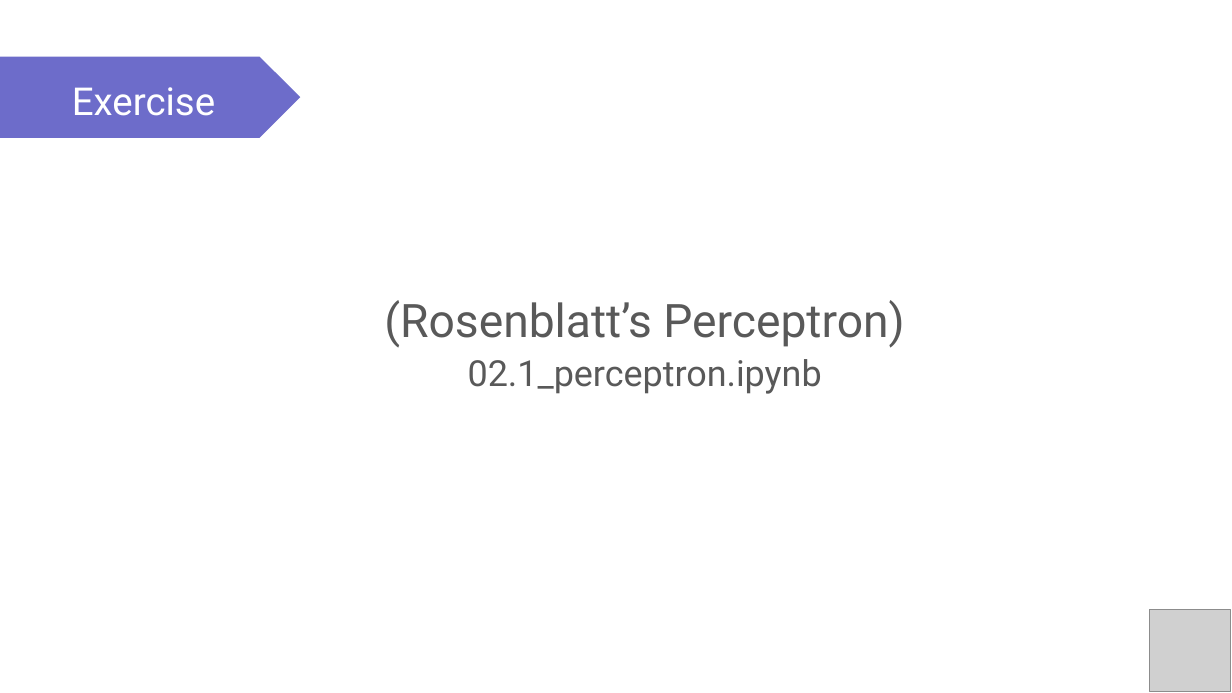
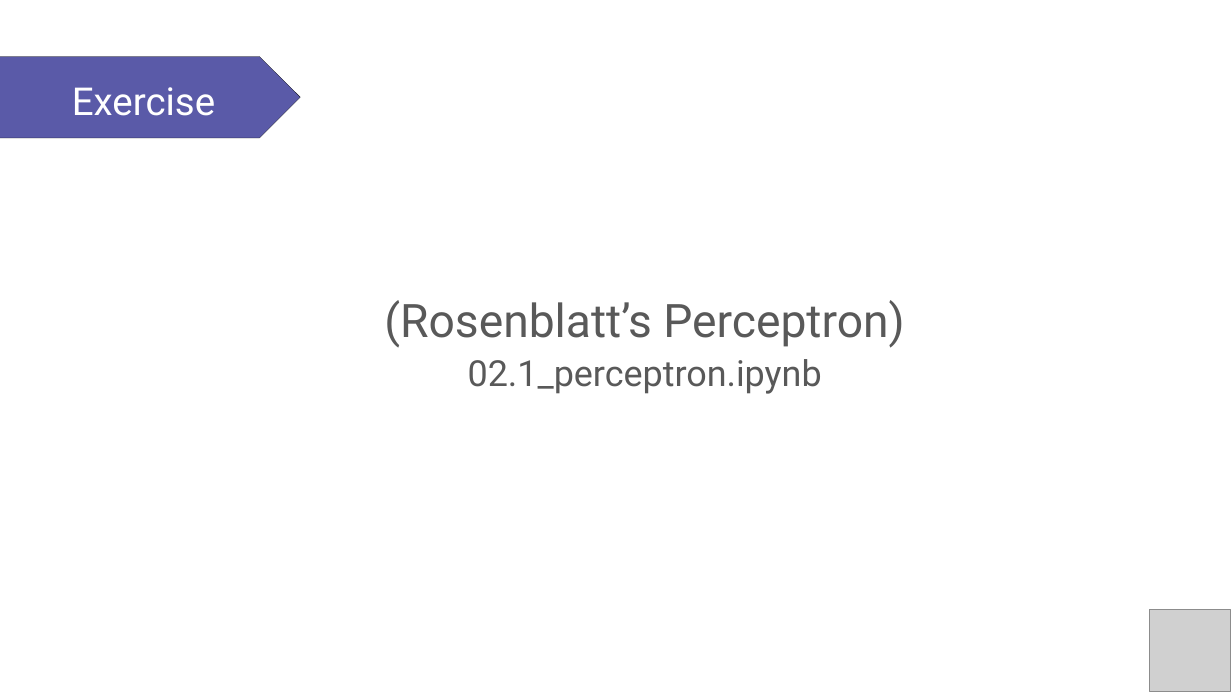
Before and after one commit to PracticumAI/deep_learning, a slide deck: slide 15 of presentations/02.2_activation_functions.pptx. Drawn at 1232x693 pixels with LibreOffice and Linux fonts; fonts in the diff are those of the drawing; grey boxes stand for pictures. Boxes give left, top, right and bottom in pixels: in the first picture for what was removed or moved away, otherwise in the second. Text is boxed around its words. In the diff, an @@ line names an element or a change of style, - is before the commit and + after.

Commit message:
Updated activation_functions.pptx to new color palette.

```diff
--- a/presentations/02.2_activation_functions.pptx
+++ b/presentations/02.2_activation_functions.pptx
@@ pentagon arrow at bbox=[0, 56, 300, 138]: fill #6D6CCA to #5A5AA8; outline none to #000000 0.25 pt @@
```
Also in this commit, not shown: 7 other slides changed.
